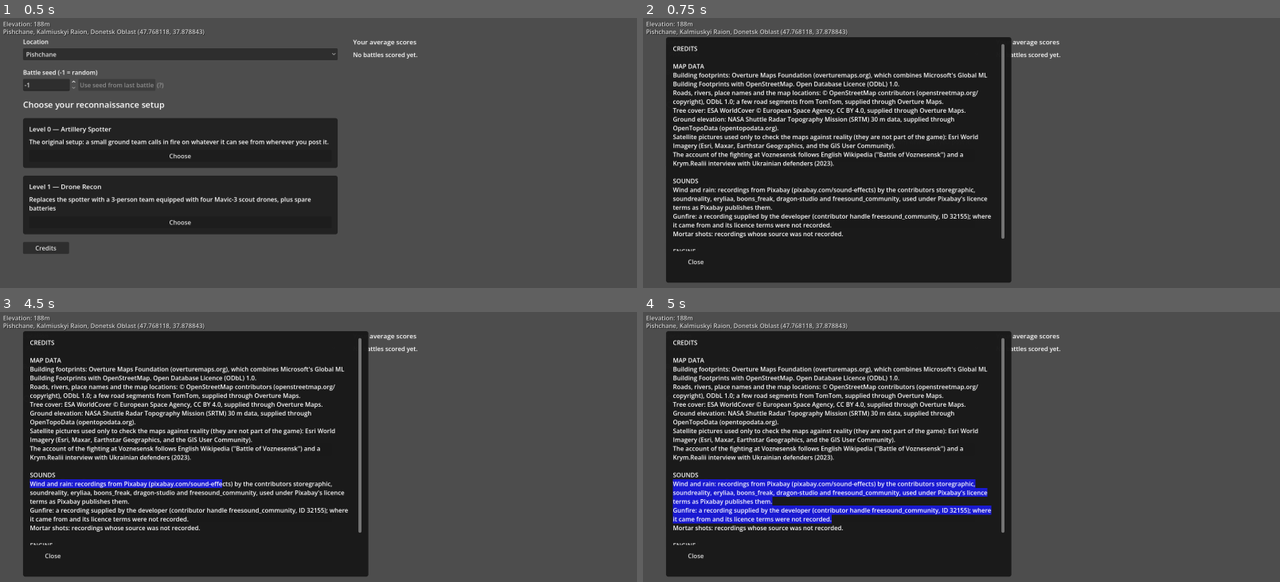
Above: before the commit, frames 1-4 (two rows, left to right).
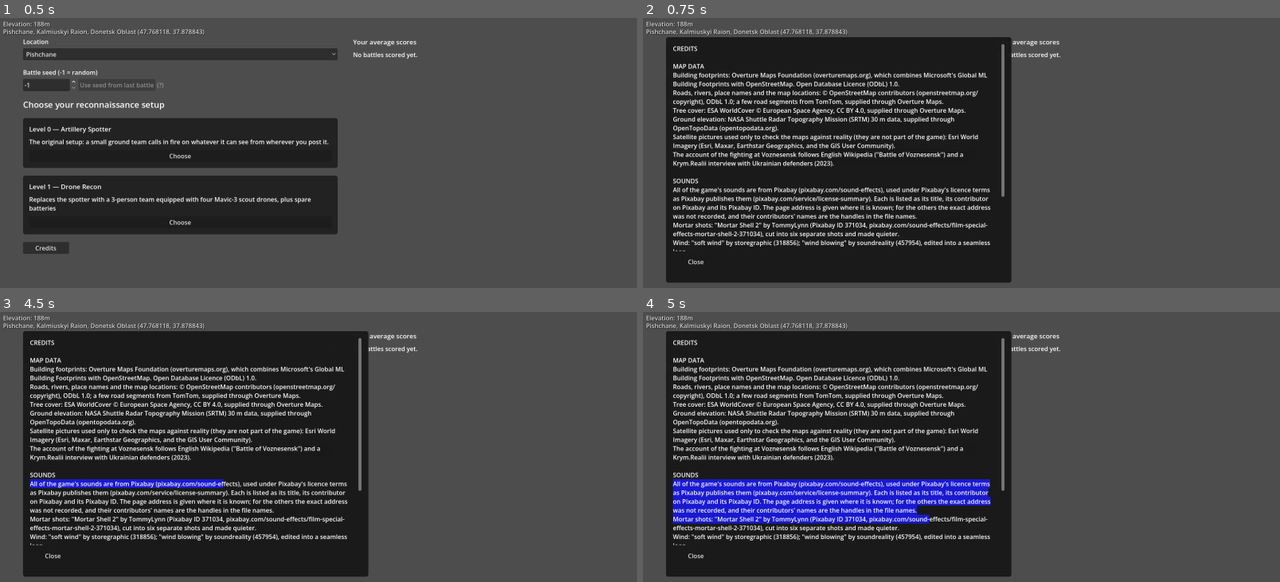
Above: after the commit, the same moments.

Repository: verybadcat/Drones
Game: Godot game, scene res://scenes/Main.tscn
Same seed, same stepped clock (60 frames per second), same inputs: the game is played once before the commit and once after it. Sound files missing from this copy of the repository are replaced by a short silence.
Inputs (mouse positions are in pixels of both pictures, inside the frame that each line leads up to):
- Up to frame 1 (0.5 s): no input
- Up to frame 2 (0.75 s): click "Credits" at 0.5 s
- Up to frame 3 (4.5 s): click "Pishchane" at 1.25 s; click "Choose" at 2 s; click "Choose" at 2.75 s; tap Enter at 3.5 s; move the mouse to (458, 444) at 3.52 s; hold D 3.53-4.25 s; tap I at 3.6 s; click (458, 444) at 3.67 s; tap Space at 4.25 s; drag from (191, 471) to (286, 517) at 4.27 s
- Up to frame 4 (5 s): no input

Frame 1 is identical in both runs. In frame 2, 4.0% of the frame differs, in the area x 4-57%, y 62-87%; in frame 3, 4.0%; in frame 4, 5.5%, in the area x 4-57%, y 61-87%.

Commit message:
Credits name every sound with title, contributor and Pixabay ID; the mortar shots' source is recorded
Co-Authored-By: Claude Sonnet 5.5 <noreply@anthropic.com>

Diff:
--- a/scripts/level_select_screen.gd
+++ b/scripts/level_select_screen.gd
@@ -389,9 +389,10 @@
 ## credits page to the opening screen"). Plain facts about where the map data, the sounds and the engine came
 ## from, with the licences the sources publish them under. Kept as one function so a test can read it.
 ##
-## What it must NOT do is claim more than is known: the sound files' licence terms were never looked up (see
-## assets/audio/*/SOURCES.md), and the mortar-shot recordings have no recorded source at all, so the page says
-## exactly that rather than naming a licence.
+## What it must NOT do is claim more than is known: the sounds are all from Pixabay (the developer's statement; the mortar shots'
+## source, "Mortar Shell 2" by TommyLynn, is confirmed from the file name and Pixabay's search page), but the Pixabay page
+## addresses were never recorded and the licence is only named as Pixabay's, as it publishes it, so the page says exactly that
+## (see assets/audio/*/SOURCES.md).
 static func credits_text() -> String:
 	return "\n".join([
 		"CREDITS",
@@ -405,9 +406,11 @@
 		"The account of the fighting at Voznesensk follows English Wikipedia (\"Battle of Voznesensk\") and a Krym.Realii interview with Ukrainian defenders (2023).",
 		"",
 		"SOUNDS",
-		"Wind and rain: recordings from Pixabay (pixabay.com/sound-effects) by the contributors storegraphic, soundreality, eryliaa, boons_freak, dragon-studio and freesound_community, used under Pixabay's licence terms as Pixabay publishes them.",
-		"Gunfire: a recording supplied by the developer (contributor handle freesound_community, ID 32155); where it came from and its licence terms were not recorded.",
-		"Mortar shots: recordings whose source was not recorded.",
+		"All of the game's sounds are from Pixabay (pixabay.com/sound-effects), used under Pixabay's licence terms as Pixabay publishes them (pixabay.com/service/license-summary). Each is listed as its title, its contributor on Pixabay and its Pixabay ID. The page address is given where it is known; for the others the exact address was not recorded, and their contributors' names are the handles in the file names.",
+		"Mortar shots: \"Mortar Shell 2\" by TommyLynn (Pixabay ID 371034, pixabay.com/sound-effects/film-special-effects-mortar-shell-2-371034), cut into six separate shots and made quieter.",
+		"Wind: \"soft wind\" by storegraphic (318856); \"wind blowing\" by soundreality (457954), edited into a seamless loop.",
+		"Rain and sleet: \"gentle rain for relaxation and sleep\" by eryliaa (337279), \"drizzle 4perspectives\" by freesound_community (23254) and \"rain sound\" by boons_freak (188158), each shortened to its first 30 seconds; \"cozy midnight rain 04\" by dragon-studio (448568); \"snow rain\" by freesound_community (35637, pixabay.com/sound-effects/nature-snow-rain-35637).",
+		"Gunfire: \"battle war zone gun fight\" by freesound_community (32155).",
 		"",
 		"ENGINE",
 		"Made with the Godot Engine (godotengine.org), MIT licence.",
--- a/scripts/tests/test_credits_page.gd
+++ b/scripts/tests/test_credits_page.gd
@@ -4,8 +4,9 @@
 ## OpenStreetMap, ESA WorldCover, SRTM, the satellite pictures used to check the maps), the sounds and the
 ## engine, and a Close button.
 ##
-## The page must not claim more than is known: the sounds' licence terms were never looked up and the mortar
-## shots have no recorded source, and the page says that.
+## The page must not claim more than is known: every sound is credited to Pixabay with its title, contributor and
+## Pixabay ID (the mortar shots to "Mortar Shell 2" by TommyLynn, ID 371034), but the page addresses were not
+## recorded and the licence is Pixabay's as it publishes it, and the page says that.
 ##
 ## Run: godot --headless --path . --script scripts/tests/test_credits_page.gd
 var failures := 0
@@ -36,6 +37,17 @@
 	for needle in ["Overture Maps", "Microsoft", "OpenStreetMap", "ODbL", "ESA WorldCover", "CC BY 4.0", "SRTM", "OpenTopoData", "Esri", "Pixabay", "Godot"]:
 		check(needle in text, "The credits name %s" % needle)
 	check("not recorded" in text, "...and say plainly where a source or licence was not recorded")
+	# every sound, with its title, contributor and Pixabay ID
+	for needle in ["Mortar Shell 2", "TommyLynn", "371034", "soft wind", "storegraphic", "318856", "wind blowing", "soundreality", "457954",
+			"gentle rain for relaxation and sleep", "eryliaa", "337279", "drizzle 4perspectives", "23254", "rain sound", "boons_freak", "188158",
+			"cozy midnight rain 04", "dragon-studio", "448568", "snow rain", "35637", "battle war zone gun fight", "freesound_community", "32155",
+			"pixabay.com/service/license-summary", "pixabay.com/sound-effects/film-special-effects-mortar-shell-2-371034", "pixabay.com/sound-effects/nature-snow-rain-35637"]:
+		check(needle in text, "The sounds credit lists %s" % needle)
+	check(not ("source was not recorded" in text) and not ("licence terms were not recorded" in text), "...and no sound is left as having no known source")
+	# the mortar shots' own note records the source, the contributor, the ID, what was done to it and the six clips
+	var note := FileAccess.get_file_as_string("res://assets/audio/mortar_fire/SOURCES.md")
+	for needle in ["Mortar Shell 2", "TommyLynn", "371034", "tommylynn-mortar-shell-2-371034.mp3", "12 dB", "split", "mortar_shot_1.wav", "mortar_shot_6.wav", "license-summary", "film-special-effects-mortar-shell-2-371034"]:
+		check(needle in note, "assets/audio/mortar_fire/SOURCES.md records %s" % needle)
 	# The page on the real screen.
 	var screen := LevelSelectScreen.new()
 	root.add_child(screen)
Not shown, changed: assets/audio/gunfire/SOURCES.md
Not shown, added: assets/audio/mortar_fire/SOURCES.md
Not shown, changed: assets/audio/rain/SOURCES.md
Not shown, changed: docs/designs/tactical-commander-doctrine.md
